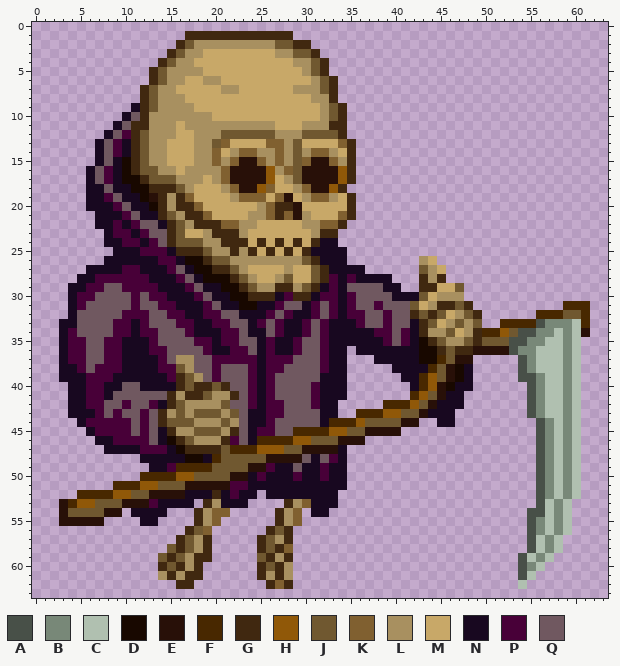
Pixel-art sprite -- sprites/player/reapo-idle-a_02.png. Above is the file before it was changed.
The file is 64x64 pixels. Colours within 5 levels of each other are drawn and written as one.
Palette (. is transparent): A #485048  B #788878  C #b0c0b0  D #180800  E #281008  F #482800  G #402810  H #905808  J #705830  K #806030  L #a89060  M #c8a868  N #180820  P #480038  Q #705860
Pixels before (only the part around the change), first column x 0:
 3 ...............GJLLMMMMMMMMLLJJG................................
 4 ..............GJLLMMMMMMMMMMMLLJG...............................
 5 .............GJLLLLMMMMMMMMMMMLJG...............................
 6 .............GJLLMMLLMMMMMMMMMMLJG..............................
 7 ............GJLLMMMMMLLMMMMMMLLLJG..............................
 8 ............GJLLLMMMMMMMMMMMMMMLLG..............................
 9 ...........NGJLLLLMMMMMMMMMMMMMMLJG.............................
10 ..........NQGLLLLLLLMMMMMMMMMMMMLJG.............................
11 .........NQGGLLLMLLLLLLLLLLMMMLLLGG.............................
12 ........NQPGJLLLMMLLLJJJJJJLLLJJJJG.............................
13 .......NQPNGJLLMMMLLJKMMMMKKLJMMMMKG............................
14 .......NQPNGJLLMMMLLKMLKKLLKLJLKKLMG............................
15 .......NQNDGJLLMMMLLKLKEEKLKLJKEEKLG............................
16 ......NQPNDGJJLLMLLLLKEEEEHLKJEEEEHG............................
17 ......NQPNDDGJJJLLLMLKEEEEHMLJEEEEHG............................
18 ......NNQNNDDGGGJLMMMLKEEHKMMLKEEHG.............................
19 ......NNPQNNDEGLGKMMMMLKKKMKEMLKKLMG............................
20 ......NNNPQNNDGLGGKMMMMMMLKGGEMMMMMG............................
21 .......NNNPQNNGJLGGKMMMMLLKGKELMMMKG............................
22 .......NNPNPQQNGJLGGGKKLLMMMMMLLKKG.............................
23 ........NPPNPQQGJMMLGGGLMMMMMMMLGG..............................
24 ........NNPPNPQGJJJLLGGGMGMGMGMGNN..............................
25 .........NNNPPPNGGGJLLGLGMGMGMGNNNN.............................
26 ........NNNNNNPPNDDGJJLLLLLLLLJGNNN........LM...................
27 ......NNNNPPNNNPQNDDGGJLMMMMLMMJGNNNN......JLM..................
28 .....NNPPPPPPNNNPQNDDDGJLMMLJMMJGPNPNNNN...GLG..................
29 ....NNPPQQPPPPNNNPQNNDDGJLLGGLJGNPNQQQQNN..GGMMJ................
30 ....NPPQQQQPQPPNNNPQNNDDGGGNPGGNPPNPQQQQNNNJMLLL................
31 ....NPQQQQQPQQPPNNNPQNNDDNNPQQNPQPNPQQPQQQJMLGGJG..........FFF..
32 ....NQQQQQPPPQQPPNNPPQQNNNPQPNNPQPNPPQQPQQGJGJMLJG......FFFJJF..
33 ...NNQQQQPPNPQQQPPNNPPQQNPQPNNPQPNNNPQQPQQNGJMLJLJ..FFFFABBBCF..
34 ...NPQQQQPPNPPQQQPNNNPPQNNQPNNPQPNNNNNPPQPNGLLJMLGFFHJAABBCBCE..
35 ...NPPQQPPNNNPQQQQPPNPPQQNPNNPQQPNNNNNNPQPNDGJLLJGJJJAABBCCBC...
36 ...NPPQQPPNNNPPQQQQPNNPPQNPNNPQQPNN.NNNNNNNDDGJGGEEEEABBCCCBC...
37 ...NPPQQPPNNNNPQLLQQPPPPPNPPPQQQPNN...NNNNNDDFJEE.....ABCCCBC...
38 ...NNPQPPPNNNNPPJLQQPQQQPNPPQQQQPNN.....NNNNFJEDN.....ABCCCBC...
39 ...NNNPPPNNNNNNPGJLQPQQQPNPQQQQQNNN......NNFHJEDN.....AABCCBC...
40 ....NNPPNNQQNNNNGJGGJGQQPNPQQQQPNNN.......NFHEDNN......ABCCBC...
41 ....NNPPNQQQQQQGLGGJLLGQPNPQQQQPNNN.......FHJENN.......ABCCBC...
42 ....NNPPQQPQQPNGJLLLLJQQPNPPQQQPNN.....FFFHJENNN.......ABCCBC...
43 ....NNNPQPQQPQGLJLJJJLJQNNPPQQQQNN..FFFHHJJENNN........ABCCBC...
44 .....NPPPPPQPQGJJJLLLJLQNNPQQQQQNFFFHJJJJEE..NN.........ABCBC...
45 ......NPPPPQPQNGLLJJJLGQNPPQQFFFFHHJJEEEE...............ABCBC...
46 .......NNPPPPQNDGJLLLGPQNFFFFHHJJJEEE...................ABCBC...
47 ........NNNNPPPNDGGGGJFFFHHHJJEEEEN.....................ABCBC...
48 ............NNNNNDDNFJJJJJEEEEQNQPN.....................ABCBC...
49 .............NNPFFFFJJJJEEPNNQNNPNN.....................ABCBC...
50 ............FFFFHHJJJJEENPNNNPNNPNN.....................ABCBC...
51 .........FFFHHJJJEEEEEPPNNNNNNNNNNN.....................ABCBC...
52 .....FFFFHHJJEEEENNNGNPNN.NNNNNNNN......................ABCBC...
53 ...EFHHJJJEEEPNNNN.GLNNN....GLKNNN......................ACBC....
54 ...EJJJJEE.NNNN...GLKK.....GLK.NN......................AACBC....
55 ...EEEEE....NN....GLK......GLK.........................ABCBC....
56 .................GJK......GJG..........................ABCBC....
57 ................GJLG.....GJLG..........................ACBC.....
58 ...............JGJLG.....GJGK..........................ACBC.....
59 ..............JGJLGG.....JGLG.........................ACBC......
60 ..............GJGLG......GJGL.........................ABC.......
61 ..............LGLGG......GLGL.........................AC........
62 ................GG........GKG.........................C.........
63 ................................................................
After:
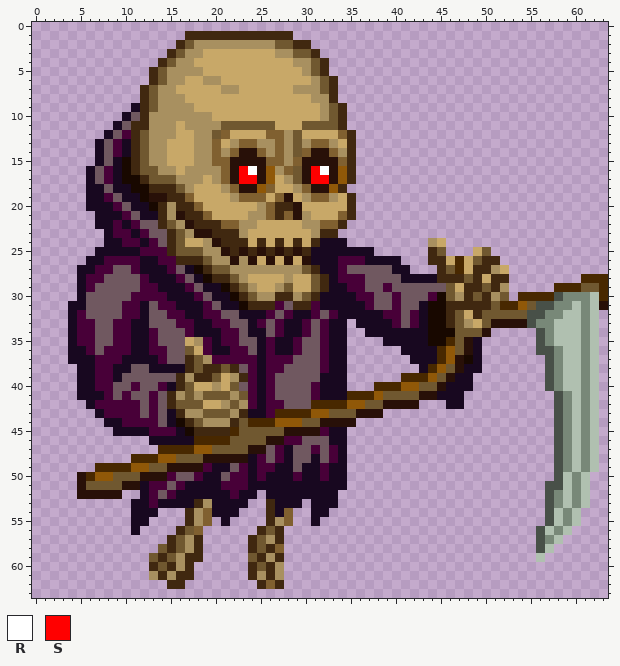
Colours new in this view: R #ffffff  S #ff0000
Diff:
Changed rows in their new state; - is an unchanged pixel.
first column x 3:
11 ------------------JJJJJJ---JJJJ------------------------------
12 -----------------JKMMMMKK-JMMMMKG----------------------------
13 -----------------KMLKKLL---LKKLM-----------------------------
14 ------------------LKEEK----KEEKL-----------------------------
15 ------------------KE--EK--KE--EK-----------------------------
16 --------------------SR------SR-------------------------------
17 --------------------SS------SS-------------------------------
19 -----------EG------------------------------------------------
21 ------------LE-----------------------------------------------
22 -----------GJLE----------------------------------------------
23 --------------LEE--------------------------------------------
24 --------------MM-E-------------N---------LM------------------
25 ----NN------GJJJL-E-E-E-E-E-----NNN------GJ---MJ-------------
26 ---NNPPPP----GGGJLLE-EMEMEMEN--PPPNNNN--.GGMFMJGG------------
27 --N-PPQQ--------GJJL-LLLL-LJGN-PQQQQQNN-..GJFMGGLM-----------
28 ---P-QQQQ--------GGJLM--ML----NP-PQQQQNNNN-GGJGMGG--------FFF
29 -.--Q--QQ----------GJLMMLJMMJGN-PP--PQQQQQQJMGGJGL-----FFFJJF
30 -.NQ-----P----------GJLLGGLJGNN-NPP--PQQQPDJ-GJGLJ-FFFFABBBCF
31 --N----P-N-----------GGG--GG-NN-NNPQ-P-QNDD-G-GGJFFHJAABBCBCE
32 --P------N----------------------NNNN-P-PNDDGJM-JJJJJAABBCCBC-
33 .-PP-----N----------------------.NNNNP-PNDDG--MJEEEEAB-CC-BC-
34 .NPP-----N----------------------..-NNNN-NDDDJJJE.....A--C-BC-
35 .N-P-Q-P------ML----------------....NNN-NDDFJEN......AB-C-BC-
36 .NNP---P------JM-----------------.....--NNFHJEN......AABC-BC-
37 .NNNP--------QGJL------------------....-NN-H-DN----...ABC-BC-
38 ..NN--N-QQ-NNNGJGGJG-----------------...--HJE-N----...ABC-BC-
39 ..-N---QQQQQQ-LGGJMLG-----------------FF----N------...ABC-BC-
40 -.-N-PQ-PQQP---MMLMJ---------------FFFHHJJ-N--------..ABC-BC-
41 -.-NNP-P--P---JL-JJLJ-----------FFFHJJJJEEN---------...A--BC-
42 -..N-PP-P--Q--JJMMLJL-------FFFFHHJJEEEE...---------...A--BC-
43 -...NP-PPQPQNG-L--JLG---FFFFHHJJJEEE........--------...A--BC-
44 --...NN-P-PQNDGJ--LGJFFFHHHJJEEEE.......--..---------..A--BC-
45 ---...NNNNPPPNDGGGGFJJJJJEEEEPNN......---------------..A--BC-
46 ----......N-NNNFFFFJJJJEEPPQQQNN..-------------------..A--BC-
47 -----......FFFFHHJ-JJEEQPNQQPQP----------------------..A--BC-
48 --------FFFHHJJJEEEEENPQPNQ--------------------------..A--BC-
49 ----FFFFHHJJEEEEPNNQPNP------------------------------..A--BC-
50 --EFHHJJJEEEPQQPNNQPP--------------------------------..ACBC--
51 --EJJJJEENPPQPNNNNP----------------------------------.AACBC--
52 --EEEEE..NPQPN---N-----------------------------------.ABCBC--
53 ........NN-----GLN-----GNNN.-------------------------.A--BC--
54 .......----.--GLKNNN---GNK.-------------------------..ACBC---
55 .....---N-.---GLK.N----GLK.-N-----------------------..ACBC---
56 --------N----GJK.-----GJG.--------------------------.A-------
57 ------------GJLG.----GJLG.--------------------------.A-------
58 -----------JGJLG.----GJGK.--------------------------.AC.-----
59 ----------JGJLG-.----JGLG.-------------------------..C.------
60 ----------GJGLG.-----GJGL.-------------------------...-------
61 ----------LGLG-.-----GLGL.-------------------------..--------
62 ------------G-.-------GKG.-------------------------.---------
